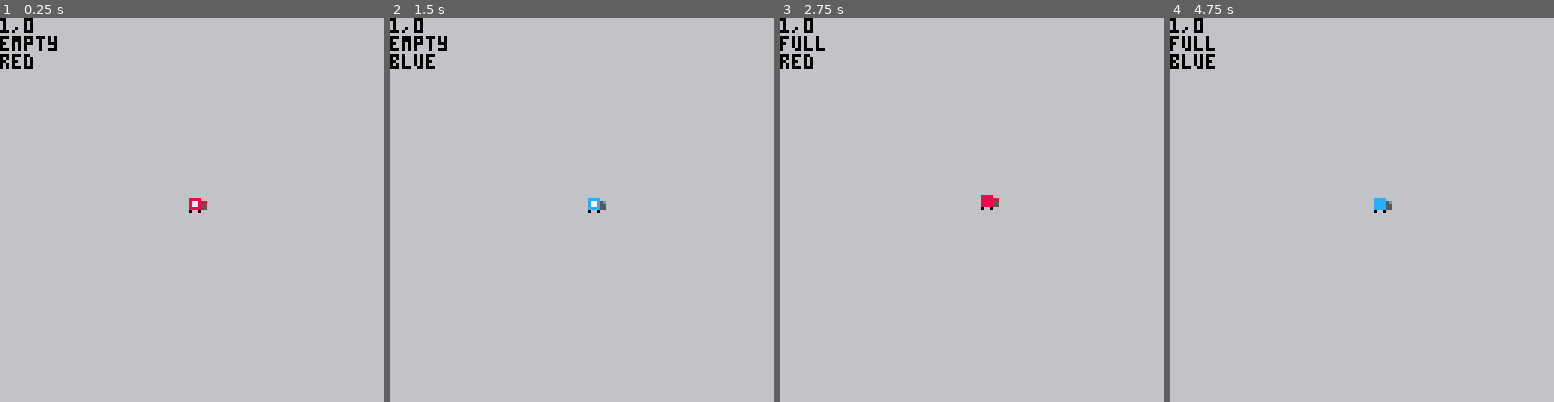
Above: before the commit, frames 1-4 (left to right).
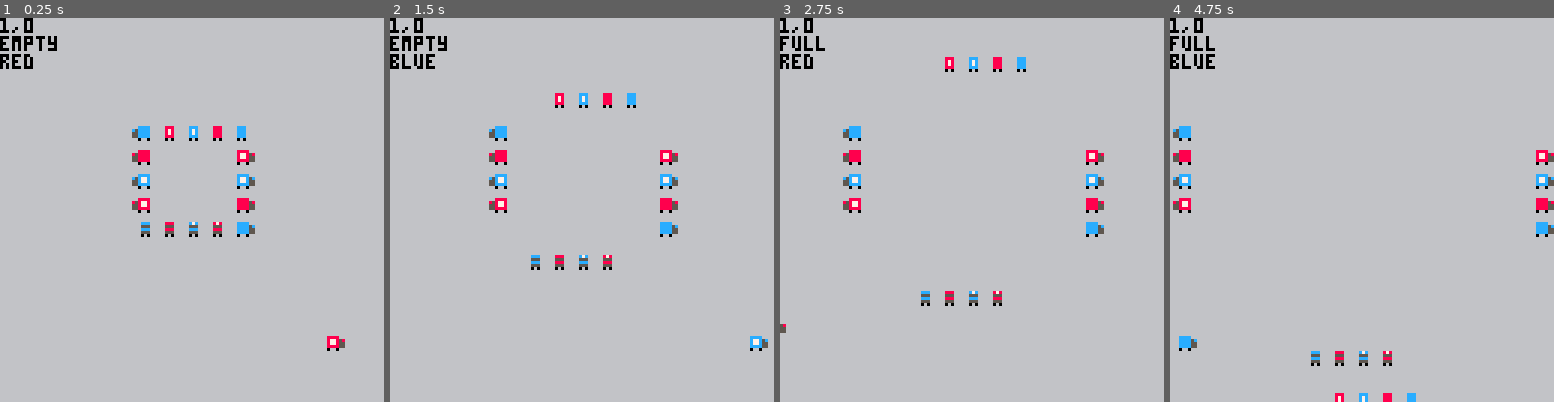
Above: after the commit, the same moments.

Repository: eddyashton/ld53
Game: PICO-8 cartridge delivery.p8
Two runs of this game, one before a commit and one after it. Both use one fixed random seed, a clock stepped at 60 frames per second and the inputs below.
Inputs:
- Up to frame 1 (0.25 s): no input
- Up to frame 2 (1.5 s): tap X (X key) at 0.33, 1.07 s; tap O (Z key) at 0.7 s
- Up to frame 3 (2.75 s): hold Right 1.6-2.1 s; tap O (Z key) at 1.7, 2.1, 2.5 s; tap X (X key) at 1.85 s; hold Up 2.15-2.42 s; hold Right from 2.47 s (still down)
- Up to frame 4 (4.75 s): tap O (Z key) every 0.4 s from 2.9 to 4.5 s; tap X (X key) at 2.97, 4.08 s; release Right at 3.03 s; hold Left 3.08-3.58 s; hold Down 3.63-3.97 s; hold Right 4.02-4.68 s; hold Up from 4.73 s (still down)

The runs differ from the first frame. In frame 1, 2.1% of the frame differs, in the area x 34-90%, y 28-87%; in frame 2, 2.1%; in frame 3, 2.0%; in frame 4, 2.0%.

Commit message:
Loop at screen edges

Diff:
--- a/delivery.p8
+++ b/delivery.p8
@@ -16,11 +16,22 @@
  if (btnp(⬇️)) tr.dir = down
  if (btnp(⬅️)) tr.dir = left
  if (btnp(❎)) tr.full = not tr.full
- if (btnp(🅾️)) tr.is_blue = not tr.is_blue
+ if (btnp(🅾️)) tr.blue = not tr.blue
+
+ if (btnp(⬆️) or btnp(➡️) or btnp(⬇️) or btnp(⬅️)) then
+  tr.pos = v2_add(tr.pos, tr.dir)
+ end
 
  if t() >= update_at then
-  tr.pos = v2_add(tr.pos, tr.dir)
-  update_at = t() + 0.5
+  for tr in all(trucks) do
+	  tr.pos = v2_add(tr.pos, tr.dir)
+	  -- loop off screen edges
+	  if (tr.dir == right and tr.pos.x > 128) tr.pos.x = -4
+	  if (tr.dir == left and tr.pos.x < -1) tr.pos.x = 131
+	  if (tr.dir == down and tr.pos.y > 131) tr.pos.y = 0
+	  if (tr.dir == up and tr.pos.y < 0) tr.pos.y = 131
+	  update_at = t() + 0.1
+  end
  end
 end
 
@@ -33,7 +44,7 @@
 
  function mk_truck(b,p,d,f)
   return {
-   is_blue = b,
+   blue = b,
    pos = p,
    dir = d,
    full = f or false
@@ -41,7 +52,27 @@
  end
 
  trucks = {
-  mk_truck(false, v2(64,64), right)
+  mk_truck(false, v2(110,110), right),
+
+  mk_truck(false, v2(80,48), right),
+  mk_truck(true, v2(80,56), right),
+  mk_truck(false, v2(80,64), right, true),
+  mk_truck(true, v2(80,72), right, true),
+
+  mk_truck(false, v2(72,72), down),
+  mk_truck(true, v2(64,72), down),
+  mk_truck(false, v2(56,72), down, true),
+  mk_truck(true, v2(48,72), down, true),
+
+  mk_truck(false, v2(48,64), left),
+  mk_truck(true, v2(48,56), left),
+  mk_truck(false, v2(48,48), left, true),
+  mk_truck(true, v2(48,40), left, true),
+
+  mk_truck(false, v2(56,40), up),
+  mk_truck(true, v2(64,40), up),
+  mk_truck(false, v2(72,40), up, true),
+  mk_truck(true, v2(80,40), up, true),
  }
  update_at = t() + 0.5
 end
@@ -80,7 +111,7 @@
  local pos = truck.pos
  local dir = truck.dir
  local truck_colour = 8
- if truck.is_blue then
+ if truck.blue then
   -- swap red to blue
   pal(8, 12)
   truck_colour = 12
@@ -106,7 +137,7 @@
  local tr = trucks[1]
  print(tr.dir.x..","..tr.dir.y)
  print(tr.full and "full" or "empty")
- print(tr.is_blue and "blue" or "red")
+ print(tr.blue and "blue" or "red")
 end
 __gfx__
 00000000000000006688866666666666000000000000000000000000000000000000000000000000000000000000000000000000000000000000000000000000
